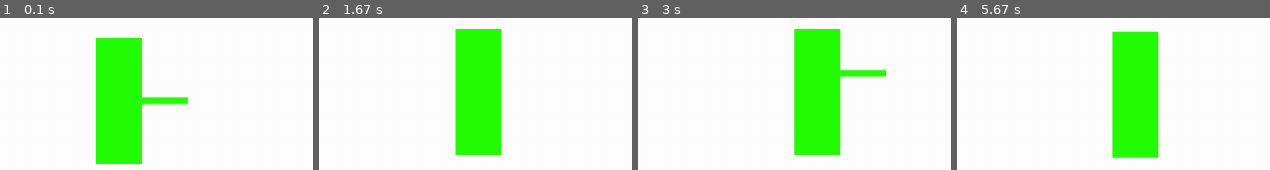
Above: before the commit, frames 1-4 (left to right).
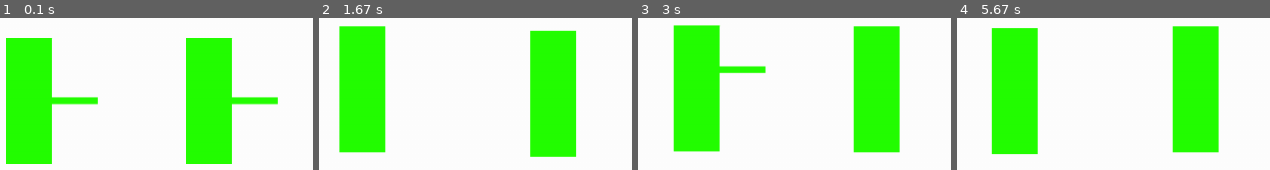
Above: after the commit, the same moments.

Repository: AlexisDougherty13/Duel
Game: pygame game, started from duel.py
Same seed, same stepped clock (60 frames per second), same inputs: the game is played once before the commit and once after it.
Inputs:
- Up to frame 1 (0.1 s): no input
- Up to frame 2 (1.67 s): hold Q 0.33-0.8 s; hold D 0.33-0.8 s; hold Q 0.83-1.3 s; hold D 0.83-1.3 s; tap Space at 0.9, 1.2, 1.4 s; hold Q from 1.33 s (still down); hold D from 1.33 s (still down)
- Up to frame 3 (3 s): tap Space at 1.7, 2.23, 2.53, 2.73 s; release Q at 1.8 s; release D at 1.8 s; tap Q at 1.83 s; hold D 2.17-2.63 s; hold W 2.67-2.97 s
- Up to frame 4 (5.67 s): hold D 3-3.47 s; tap Space at 3.07, 3.37, 3.57, 3.87, 4.13, 4.47, 4.77, 4.9, 5.3, 5.6 s; hold A 3.5-4.03 s; hold S 4.07-4.37 s; hold A 4.4-4.8 s; hold W 4.83-5.2 s; hold D from 5.23 s (still down)

The runs differ from the first frame. In frame 1, 39% of the frame differs, in the area x 1-89%, y 13-97%; in frame 2, 38%; in frame 3, 38%; in frame 4, 38%.

Commit message:
Added 2nd player for Combat Testing (Check in-line comments)

Diff:
--- a/duel.py
+++ b/duel.py
@@ -45,16 +45,27 @@
 
 
 def main():
-
 	#JZ Player 1 Vars
 	p1ml = False
 	p1mr = False
 	p1mu = False
+	#Player 2 Vars (Testing)
+	p2ml = False
+	p2mr = False
+	p2mu = False
 	setmovebool1 = True #these two vars help in determining if player 1's sword should be up or down
 	setmovebool1b = True
+	#Player 2
+	setmovebool2 = True
+	setmovebool2b = True
 	moving1time = 0
-	setjumpbool = True
+	moving2time = 0
+	setjump1bool = True
 	jumping1time = 0
+	#Player 2 jumping vars
+	setjump2bool = True
+	jumping2time = 0
+	selected_player = 1 #The other option is 2, for player 2
 	print("starting")
 
 
@@ -64,103 +75,157 @@
 	pygame.init()
 	screen = pygame.display.set_mode((screen_width,screen_height))
 
-	player1 = player.Player(500, 300, 1, 2, False, 'FillerSpriteMed.png')
+	player1 = player.Player(400, 300, 1, 2, False, 'FillerSpriteMed.png')
+	player2 = player.Player(600, 300, 1, 2, False, 'FillerSpriteMed.png')
 	game = True
 	while game:
 		pressed = pygame.key.get_pressed()
 		alt_held = pressed[pygame.K_LALT] or pressed[pygame.K_RALT]
 
+
 		for event in pygame.event.get():
 			if event.type == pygame.QUIT:
 				game = False
 			if event.type == pygame.KEYDOWN:
+				if event.key == pygame.K_q:  #WARNING: Do not hit q and switch players while pressing any other button or while current player is jumping. Will create buggy behavior.
+					if selected_player == 1:
+						selected_player = 2
+					elif selected_player == 2:
+						selected_player = 1
 				if event.key == pygame.K_a:
-					p1ml=True
+					if selected_player == 1:
+						p1ml=True
+					elif selected_player == 2:
+						p2ml=True
 				if event.key == pygame.K_d:
-					p1mr=True
+					if selected_player == 1:
+						p1mr=True
+					elif selected_player == 2:
+						p2mr=True
 				if event.key == pygame.K_SPACE:
-					p1mu=True
+					if selected_player == 1:
+						p1mu=True
+					elif selected_player == 2:
+						p2mu=True
 				if event.key == pygame.K_s:
-					if(player1.sword_height > 1):
-						player1.lower_sword
-					if(player1.sword_height == 1 and player1.direction_facing == 1):
-						player1.sprite = "FillerSpriteLow.png"
-					if(player1.sword_height == 2 and player1.direction_facing == 1):
-						player1.sprite = "FillerSpriteMed.png"
-					if(player1.sword_height == 3 and player1.direction_facing == 1):
-						player1.sprite = "FillerSpriteHigh.png"
-					if(player1.sword_height == 1 and player1.direction_facing == 0):
-						player1.sprite = "FillerSpriteLowR.png"
-					if(player1.sword_height == 2 and player1.direction_facing == 0):
-						player1.sprite = "FillerSpriteMedR.png"
-					if(player1.sword_height == 3 and player1.direction_facing == 0):
-						player1.sprite = "FillerSpriteHighR.png"
+					if selected_player == 1:
+						if player1.sword_height > 1:
+							player1.lower_sword
+						sword_positioning1(player1)
+					elif selected_player == 2:
+						if player2.sword_height > 1:
+							player2.lower_sword
+						sword_positioning1(player2)
+
 				if event.key == pygame.K_w:
-					if(player1.sword_height > 0):
-						player1.raise_sword
-					if(player1.sword_height == 1 and player1.direction_facing == 1):
-						player1.sprite = "FillerSpriteLow.png"
-					if(player1.sword_height == 2 and player1.direction_facing == 1):
-						player1.sprite = "FillerSpriteMed.png"
-					if(player1.sword_height == 3 and player1.direction_facing == 1):
-						player1.sprite = "FillerSpriteHigh.png"
-					if(player1.sword_height == 1 and player1.direction_facing == 0):
-						player1.sprite = "FillerSpriteLowR.png"
-					if(player1.sword_height == 2 and player1.direction_facing == 0):
-						player1.sprite = "FillerSpriteMedR.png"
-					if(player1.sword_height == 3 and player1.direction_facing == 0):
-						player1.sprite = "FillerSpriteHighR.png"
+					if selected_player == 1:
+						if player1.sword_height > 0:
+							player1.raise_sword
+						sword_positioning1(player1)
+					elif selected_player == 2:
+						if player2.sword_height > 0:
+							player2.raise_sword
+						sword_positioning1(player2)
 			if event.type == pygame.KEYUP:
 				if event.key == pygame.K_a:
-					p1ml=False
+					if selected_player == 1:
+						p1ml=False
+					elif selected_player == 2:
+						p2ml=False
 				if event.key == pygame.K_d:
-					p1mr=False
+					if selected_player == 1:
+						p1mr=False
+					elif selected_player == 2:
+						p2mr=False
 				if event.key == pygame.K_SPACE:
-					p1mu=False
+					if selected_player == 1:
+						p1mu=False
+					elif selected_player == 2:
+						p2mu=False
 
 
 		#NON EVENT BASED ACTIONS
-		if not p1mr and not p1ml:
-			if setmovebool1:
-				moving1time = time.time()
-				setmovebool1 = False
-			elif (time.time() - moving1time) >= 0.25:
-				setmovebool1 = True
-				sword_positioning1(player1)
-		else:
-			if setmovebool1b:
-				moving1time = time.time()
-				setmovebool1b = False
-			elif (time.time() - moving1time) >= 0.25:
-				setmovebool1b = True
+		#Player 1 Sprite/Movement
+		if selected_player == 1:
+			if not p1mr and not p1ml:
+				if setmovebool1:
+					moving1time = time.time()
+					setmovebool1 = False
+				elif (time.time() - moving1time) >= 0.25:
+					setmovebool1 = True
+					sword_positioning1(player1)
+			else:
+				if setmovebool1b:
+					moving1time = time.time()
+					setmovebool1b = False
+				elif (time.time() - moving1time) >= 0.25:
+					setmovebool1b = True
+					if p1ml:
+						player1.sprite = "FillerSpriteL.png"
+					if p1mr:
+						player1.sprite = "FillerSpriteR.png"
 				if p1ml:
-					player1.sprite = "FillerSpriteL.png"
-				if p1ml:
-					player1.sprite = "FillerSpriteR.png"
-			if p1ml:
-				player1.moveLeft(time.time() - moving1time)
-			if p1mr:
-				player1.moveRight(time.time() - moving1time)
-		if p1mu and player1.y_pos == 300:
-			#switch to jump sprite, sword shouldnt be up
-			if setjumpbool:
-				jumping1time = time.time()
-				setjumpbool = False
-		if not setjumpbool:
-			print("jumptime")
-			player1.setYPos(player1.getYPos()-0.9)
-			if (time.time() - jumping1time) >= 0.5:
-				setjumpbool = True
-		if player1.getYPos() < 300:
-			player1.setYPos(player1.getYPos()+0.4)
-			if player1.getYPos() >300:
-				player1.setYPos(300)
+					player1.moveLeft(time.time() - moving1time)
+				if p1mr:
+					player1.moveRight(time.time() - moving1time)
+			if p1mu and player1.y_pos == 300:
+				#switch to jump sprite, sword shouldnt be up
+				if setjump1bool:
+					jumping1time = time.time()
+					setjump1bool = False
+			if not setjump1bool:
+				print("jumptime")
+				player1.setYPos(player1.getYPos()-0.9)
+				if (time.time() - jumping1time) >= 0.5:
+					setjump1bool = True
+			if player1.getYPos() < 300:
+				player1.setYPos(player1.getYPos()+0.4)
+				if player1.getYPos() >300:
+					player1.setYPos(300)
+
+		#Player 2 Sprite Drawing/Movement
+		elif selected_player == 2:  #We can start compressing some of these conditionals into separate functions for readability.
+			if not p2mr and not p2ml:
+				if setmovebool2:
+					moving2time = time.time()
+					setmovebool2 = False
+				elif (time.time() - moving2time) >= 0.25:
+					setmovebool2 = True
+					sword_positioning1(player2)
+			else:
+				if setmovebool2b:
+					moving2time = time.time()
+					setmovebool2b = False
+				elif (time.time() - moving2time) >= 0.25:
+					setmovebool2b = True
+					if p2ml:
+						player2.sprite = "FillerSpriteL.png"
+					if p2mr:
+						player2.sprite = "FillerSpriteR.png"
+				if p2ml:
+					player2.moveLeft(time.time() - moving2time)
+				if p2mr:
+					player2.moveRight(time.time() - moving2time)
+			if p2mu and player2.y_pos == 300:
+				# switch to jump sprite, sword shouldnt be up
+				if setjump2bool:
+					jumping2time = time.time()
+					setjump2bool = False
+			if not setjump2bool:
+				print("jumptime")
+				player2.setYPos(player2.getYPos() - 0.9)
+				if (time.time() - jumping2time) >= 0.5:
+					setjump2bool = True
+			if player2.getYPos() < 300:
+				player2.setYPos(player2.getYPos() + 0.4)
+				if player2.getYPos() > 300:
+					player2.setYPos(300)
 
 
 		screen.fill((255, 255, 255))
 
 		screen.blit(get_image(player1.sprite), (player1.getXPos(), player1.getYPos())) #(width, height)
-
+		screen.blit(get_image(player2.sprite), (player2.getXPos(), player2.getYPos()))
 
 		pygame.display.flip()
 
